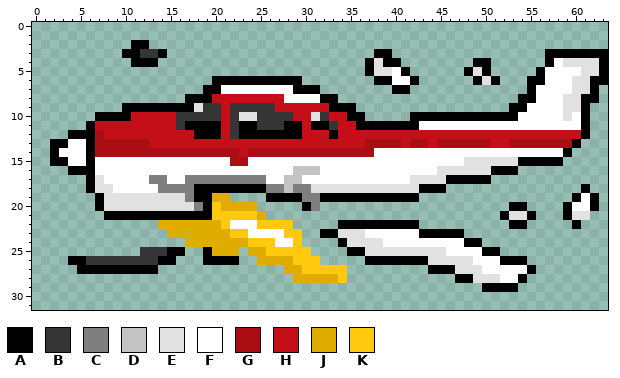
A pixel-art sprite gets an edit: src/_TEX8.png. The picture above is the old version.
The file is 64x32 pixels.
Palette (. is transparent): A #000000  B #353535  C #7f7f7f  D #c3c3c3  E #e1e1e1  F #ffffff  G #aa0d14  H #c40f18  J #dfad00  K #ffc90e
The same view after the edit:
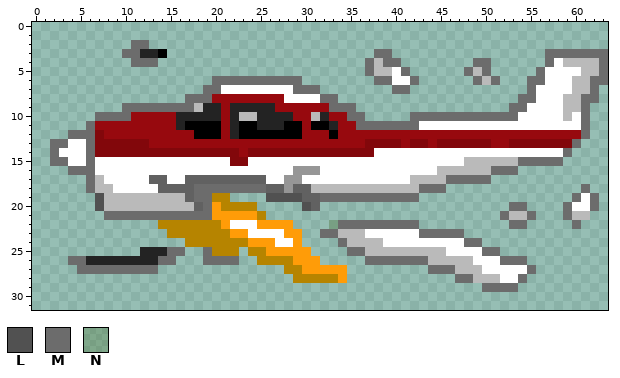
Colours new in this view: L #515151  M #6c6c6c  N #4e742c4d
The exact change:
colour B: #353535 -> #232323
colour C: #7f7f7f -> #616161
colour D: #c3c3c3 -> #969696
colour E: #e1e1e1 -> #bababa
colour G: #aa0d14 -> #82070b
colour H: #c40f18 -> #97090e
colour J: #dfad00 -> #b68400
colour K: #ffc90e -> #ff9c08
y 2: x 11..12 AA -> MM
y 3: x 10..11 AA -> MM; x 38..39 AA -> MM; x 57..63 AAAAAAA -> MMMMMMM
y 4: x 11..13 AAA -> MMM; x 37 A -> M; x 39..40 AA -> MM; x 49..50 AA -> MM; x 57 A -> M; x 63 A -> M
y 5: x 37 A -> M; x 41 A -> M; x 48 A -> M; x 50 A -> M; x 56 A -> M; x 63 A -> M
y 6: x 20..29 AAAAAAAAAA -> MMMMMMMMMM; x 38..39 AA -> MM; x 42 A -> M; x 49 A -> M; x 51 A -> M; x 55..56 AA -> MM; x 62..63 AA -> MM
y 7: x 19..20 AA -> MM; x 29..31 AAA -> MMM; x 40..41 AA -> MM; x 55 A -> M; x 62 A -> M
y 8: x 17..19 AAA -> MMM; x 32..33 AA -> MM; x 54..55 AA -> MM; x 61..62 AA -> MM
y 9: x 10..17 AAAAAAAA -> MMMMMMMM; x 33..35 AAA -> MMM; x 53..54 AA -> MM; x 61 A -> M
y 10: x 7..10 AAAA -> MMMM; x 35..36 AA -> MM; x 42..53 AAAAAAAAAAAA -> MMMMMMMMMMMM; x 61 A -> M
y 11: x 6 A -> M; x 36..42 AAAAAAA -> MMMMMMM; x 61 A -> M
y 12: x 4..6 AAA -> MMM; x 61 A -> M
y 13: x 2..3 AA -> MM; x 6 A -> M; x 60 A -> M
y 14: x 2 A -> M; x 6 A -> M; x 59 A -> M
y 15: x 2..3 AA -> MM; x 6 A -> M; x 54..58 AAAAA -> MMMMM
y 16: x 4..6 AAA -> MMM; x 51..53 AAA -> MMM
y 17: x 6 A -> M; x 46..50 AAAAA -> MMMMM
y 18: x 6 A -> M; x 18..25 AAAAAAAA -> MMMMMMMM; x 43..45 AAA -> MMM; x 61 A -> M
y 19: x 7 A -> L; x 18..19 AA -> MM; x 26..29 AAAA -> LLLL; x 32..42 AAAAAAAAAAA -> MMMMMMMMMMM; x 60 A -> M; x 62 A -> M
y 20: x 7 A -> L; x 19 A -> M; x 30 A -> L; x 53..54 AA -> MM; x 59 A -> M; x 62 A -> M
y 21: x 8..19 AAAAAAAAAAAA -> MMMMMMMMMMMM; x 52 A -> M; x 55 A -> M; x 59 A -> M
y 22: x 33..42 .AAAAAAAAA -> NMMMMMMMMM; x 53..54 AA -> MM; x 60 A -> M
y 23: x 32..33 AA -> MM; x 43..47 AAAAA -> MMMMM
y 24: x 34 A -> M; x 48..49 AA -> MM
y 25: x 15..16 AA -> MM; x 19 A -> M; x 35..36 AA -> MM; x 50..51 AA -> MM
y 26: x 4..5 AA -> MM; x 14..15 AA -> MM; x 19..22 AAAA -> MMMM; x 37..43 AAAAAAA -> MMMMMMM; x 52..54 AAA -> MMM
y 27: x 5..13 AAAAAAAAA -> MMMMMMMMM; x 44..46 AAA -> MMM; x 55 A -> M
y 28: x 47..48 AA -> MM; x 54 A -> M
y 29: x 50..53 AAAA -> MMMM
